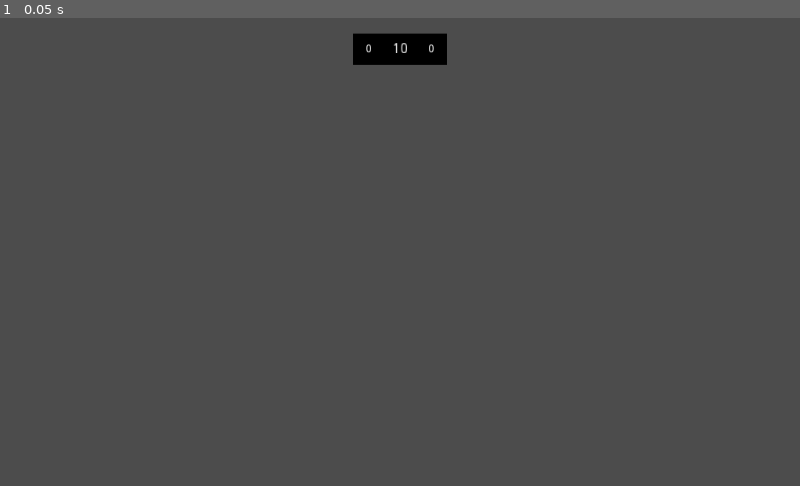
Above: before the commit, frame 1.
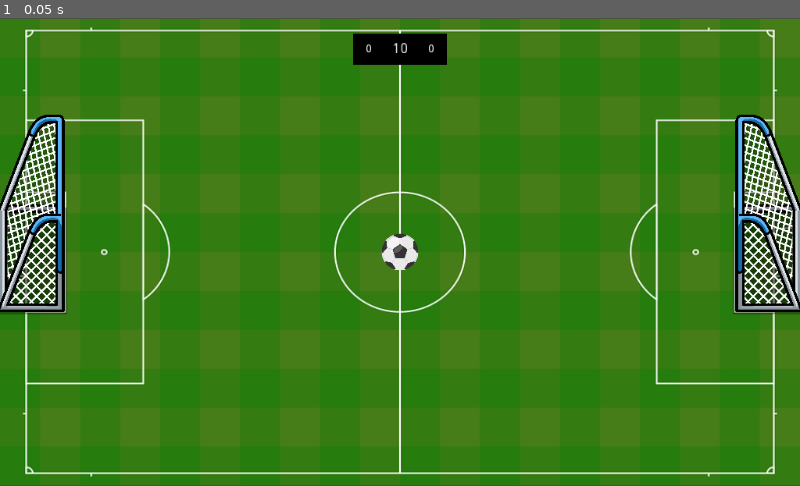
Above: after the commit, the same moment.

Repository: wendeljeske20/CapSoccer
Game: Godot game, scene res://Scenes/Match.tscn
The game is run twice, just before and just after one commit, with the same random seed, the same clock (stepped at 60 frames per second) and the same inputs.
Inputs:
- Up to frame 1 (0.05 s): no input

The runs differ from the first frame. In frame 1, 99% of the frame differs, in the area x 0-100%, y 0-100%.
Error in both runs: Attempt to call function 'add_child' in base 'null instance' on a null instance. (res://Scripts/Player.gd:28)

Commit message:
Trying to fix ball

Diff:
--- a/Scenes/Ball.tscn
+++ b/Scenes/Ball.tscn
@@ -3,10 +3,15 @@
 [ext_resource path="res://Scripts/Ball.gd" type="Script" id=1]
 [ext_resource path="res://Sprites/ball.png" type="Texture" id=2]
 
-[sub_resource type="CircleShape2D" id=2]
+[sub_resource type="CircleShape2D" id=1]
 radius = 24.1435
 
-[node name="Ball" type="Area2D"]
+[node name="Ball" type="RigidBody2D"]
+gravity_scale = 0.0
+contacts_reported = 10
+contact_monitor = true
+can_sleep = false
+linear_damp = 0.5
 script = ExtResource( 1 )
 
 [node name="Sprite" type="Sprite" parent="."]
--- a/Scenes/Field.tscn
+++ b/Scenes/Field.tscn
@@ -1,14 +1,16 @@
-[gd_scene load_steps=4 format=2]
+[gd_scene load_steps=5 format=2]
 
 [ext_resource path="res://Sprites/field.png" type="Texture" id=1]
-[ext_resource path="res://Sprites/goal.png" type="Texture" id=2]
+[ext_resource path="res://Scripts/Goal.gd" type="Script" id=2]
+[ext_resource path="res://Sprites/goal.png" type="Texture" id=3]
 
-[sub_resource type="RectangleShape2D" id=3]
+[sub_resource type="RectangleShape2D" id=1]
 extents = Vector2( 44.2115, 125.559 )
 
 [node name="Field" type="Node2D"]
 
-[node name="Field" type="Area2D" parent="."]
+[node name="Field" type="RigidBody2D" parent="."]
+mode = 1
 
 [node name="Sprite" type="Sprite" parent="Field"]
 scale = Vector2( 1.06607, 0.982756 )
@@ -18,23 +20,34 @@
 position = Vector2( -511.464, -301.035 )
 polygon = PoolVector2Array( -0.138069, 15.5702, 989.809, 16.1551, 991.869, 585.898, 31.4675, 585.49, 31.8753, 17.4054, 0.269737, 17.6093, 0.0658798, 599.559, 1023.05, 598.981, 1024.16, 0.64267, 0.335205, 1.7507 )
 
-[node name="GoalLeft" type="Area2D" parent="."]
+[node name="GoalLeft" type="RigidBody2D" parent="."]
 position = Vector2( -472.199, -48.2798 )
+mode = 1
+contacts_reported = 10
+contact_monitor = true
+can_sleep = false
+script = ExtResource( 2 )
+isLeftSide = true
 
 [node name="Sprite" type="Sprite" parent="GoalLeft"]
 scale = Vector2( 0.1, 0.1 )
-texture = ExtResource( 2 )
+texture = ExtResource( 3 )
 
 [node name="CollisionShape2D" type="CollisionShape2D" parent="GoalLeft"]
-shape = SubResource( 3 )
+shape = SubResource( 1 )
 
-[node name="GoalRight" type="Area2D" parent="."]
+[node name="GoalRight" type="RigidBody2D" parent="."]
 position = Vector2( 472.199, -48.28 )
+mode = 1
+contacts_reported = 10
+contact_monitor = true
+can_sleep = false
+script = ExtResource( 2 )
 
 [node name="Sprite" type="Sprite" parent="GoalRight"]
 scale = Vector2( 0.1, 0.1 )
-texture = ExtResource( 2 )
+texture = ExtResource( 3 )
 flip_h = true
 
 [node name="CollisionShape2D" type="CollisionShape2D" parent="GoalRight"]
-shape = SubResource( 3 )
+shape = SubResource( 1 )
--- a/Scenes/Match.tscn
+++ b/Scenes/Match.tscn
@@ -1,25 +1,31 @@
-[gd_scene load_steps=4 format=2]
+[gd_scene load_steps=6 format=2]
 
-[ext_resource path="res://Scenes/MatchManager.tscn" type="PackedScene" id=1]
-[ext_resource path="res://Scenes/Player.tscn" type="PackedScene" id=2]
-[ext_resource path="res://Sprites/black.png" type="Texture" id=3]
+[ext_resource path="res://Scenes/Field.tscn" type="PackedScene" id=1]
+[ext_resource path="res://Scenes/Ball.tscn" type="PackedScene" id=2]
+[ext_resource path="res://Scenes/MatchManager.tscn" type="PackedScene" id=3]
+[ext_resource path="res://Scenes/Player.tscn" type="PackedScene" id=4]
+[ext_resource path="res://Sprites/black.png" type="Texture" id=5]
 
 [node name="Match" type="Node2D"]
 
-[node name="MatchManager" parent="." instance=ExtResource( 1 )]
+[node name="Field" parent="." instance=ExtResource( 1 )]
 
-[node name="Player1" parent="MatchManager" instance=ExtResource( 2 )]
+[node name="Ball" parent="." instance=ExtResource( 2 )]
+
+[node name="MatchManager" parent="." instance=ExtResource( 3 )]
+
+[node name="Player1" parent="MatchManager" instance=ExtResource( 4 )]
 position = Vector2( 0, -1 )
 playerID = "1"
 
-[node name="Player2" parent="MatchManager" instance=ExtResource( 2 )]
+[node name="Player2" parent="MatchManager" instance=ExtResource( 4 )]
 playerID = "2"
 
 [node name="HudManager" type="Node2D" parent="MatchManager"]
 
 [node name="ScorePanel" type="Sprite" parent="MatchManager/HudManager"]
 position = Vector2( 0, -260 )
-texture = ExtResource( 3 )
+texture = ExtResource( 5 )
 
 [node name="TimeLabel" type="Label" parent="MatchManager/HudManager/ScorePanel"]
 anchor_right = 0.5
--- a/Scripts/Ball.gd
+++ b/Scripts/Ball.gd
@@ -1,31 +1,40 @@
-extends Area2D
+extends RigidBody2D
+
+var shouldReset = false
 
 func _ready():
 	resetPosition()
 	pass
 
+func _integrate_forces(state):
+	if shouldReset:
+		global_position = Vector2(100,0)
+		print("Should reset")
+		shouldReset = false
+
 func _process(delta):
-	var overlappedAreas = get_overlapping_areas()
-	print(overlappedAreas.size())
-	checkOverlappedAreas(overlappedAreas)
+	var collidingBodies = get_colliding_bodies()
+	checkCollisions(collidingBodies)
 	pass
 
-func checkOverlappedAreas(overlappedAreas):
-	if (overlappedAreas.size() > 0):
-		if overlappedAreas[0].name == "GoalLeft":
+func checkCollisions(collidingBodies):
+	for i in collidingBodies.size():
+		if collidingBodies[i].name == "GoalLeft":
 			checkGoalLeft()
-		if overlappedAreas[0].name == "GoalRight":
+		if collidingBodies[i].name == "GoalRight":
 			checkGoalRight()
 	pass
 
 func checkGoalLeft():
+	print("Player 2 GOAL")
 	resetPosition()
 	pass
 
 func checkGoalRight():
+	print("Player 1 GOAL")
 	resetPosition()
 	pass
 
 func resetPosition():
-	self.set_global_position(Vector2(0,0))
+	shouldReset = true
 	pass
--- a/Scripts/Button.gd
+++ b/Scripts/Button.gd
@@ -7,7 +7,7 @@
 var shootMin = 0
 var shootMax = 10
 var shootForce = 0
-var shootIncrease = 3
+var shootIncrease = 10
 
 onready var shootBar = get_node("ShootStrength")
 
@@ -39,6 +39,9 @@
 		shootBar.visible = true
 	else:
 		apply_impulse(Vector2.ZERO, Vector2(cos(rotation), sin(rotation)) * speed * shootForce)
-		shootForce = 0
-		isShooting = false
-		shootBar.visible = false
+		ClearShoot()
+
+func ClearShoot():
+	shootForce = 0
+	isShooting = false
+	shootBar.visible = false
--- /dev/null
+++ b/Scripts/Goal.gd
@@ -0,0 +1,3 @@
+extends RigidBody2D
+
+export(bool) var isLeftSide
--- a/Scripts/MatchManager.gd
+++ b/Scripts/MatchManager.gd
@@ -16,7 +16,7 @@
 var changeDirection = false
 
 func _ready():
-	player1.startPositions.append(Vector2(-200, 200))
+	player1.startPositions.append(Vector2(-100, 0))
 	player1.startPositions.append(Vector2(0, 200))
 	player1.startPositions.append(Vector2(200, 200))
 
@@ -43,6 +43,7 @@
 	pass
 
 func PassTurn():
+	currentPlayer.ClearCurrentButtonShoot()
 	if currentPlayer == player1:
 		currentPlayer = player2
 	else:
--- a/Scripts/Player.gd
+++ b/Scripts/Player.gd
@@ -39,6 +39,7 @@
 
 # Change between buttons
 func CycleCurrentButton(val):
+	ClearCurrentButtonShoot()
 	currentButton += val
 	var buttonsQtd = buttons.size()
 	if(currentButton >= buttonsQtd):
@@ -48,3 +49,6 @@
 
 func ShootButton():
 	buttons[currentButton].Shoot()
+
+func ClearCurrentButtonShoot():
+	buttons[currentButton].ClearShoot()
Not shown: 1 places in Scenes/Ball.tscn that only renumber resources
